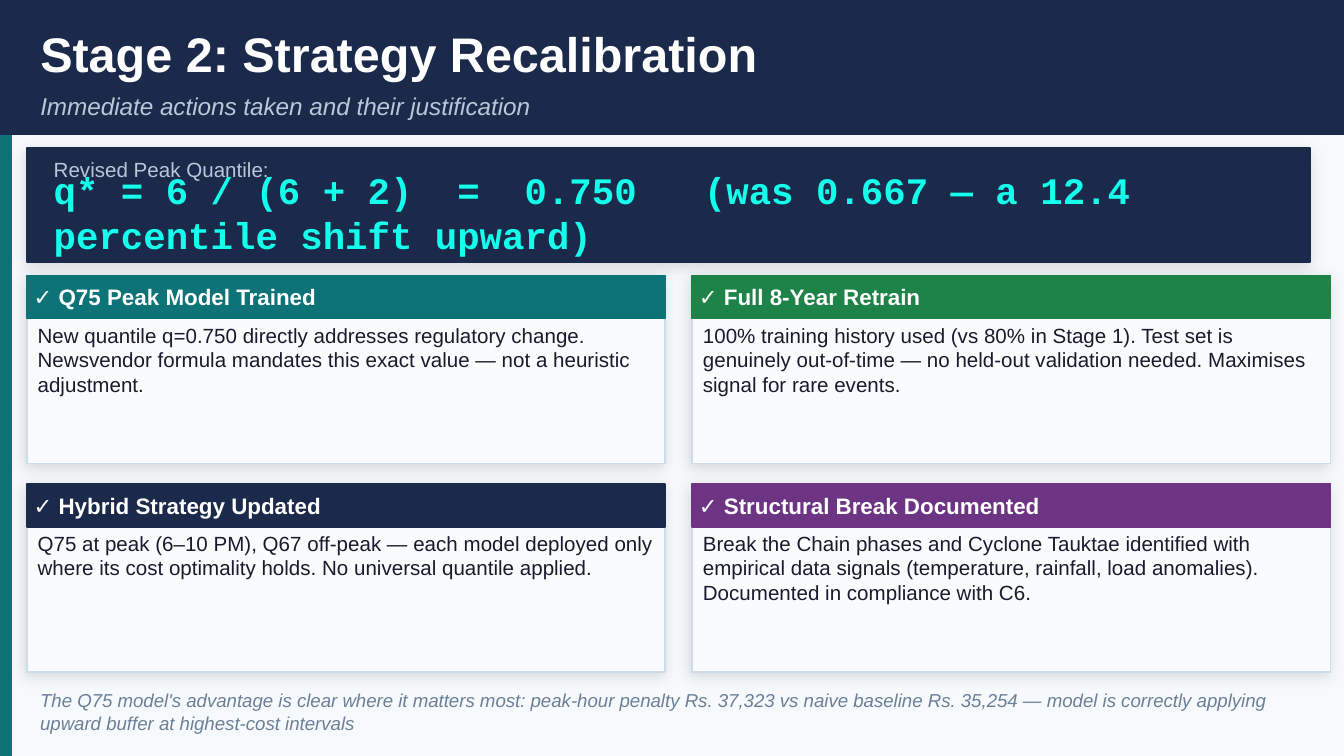
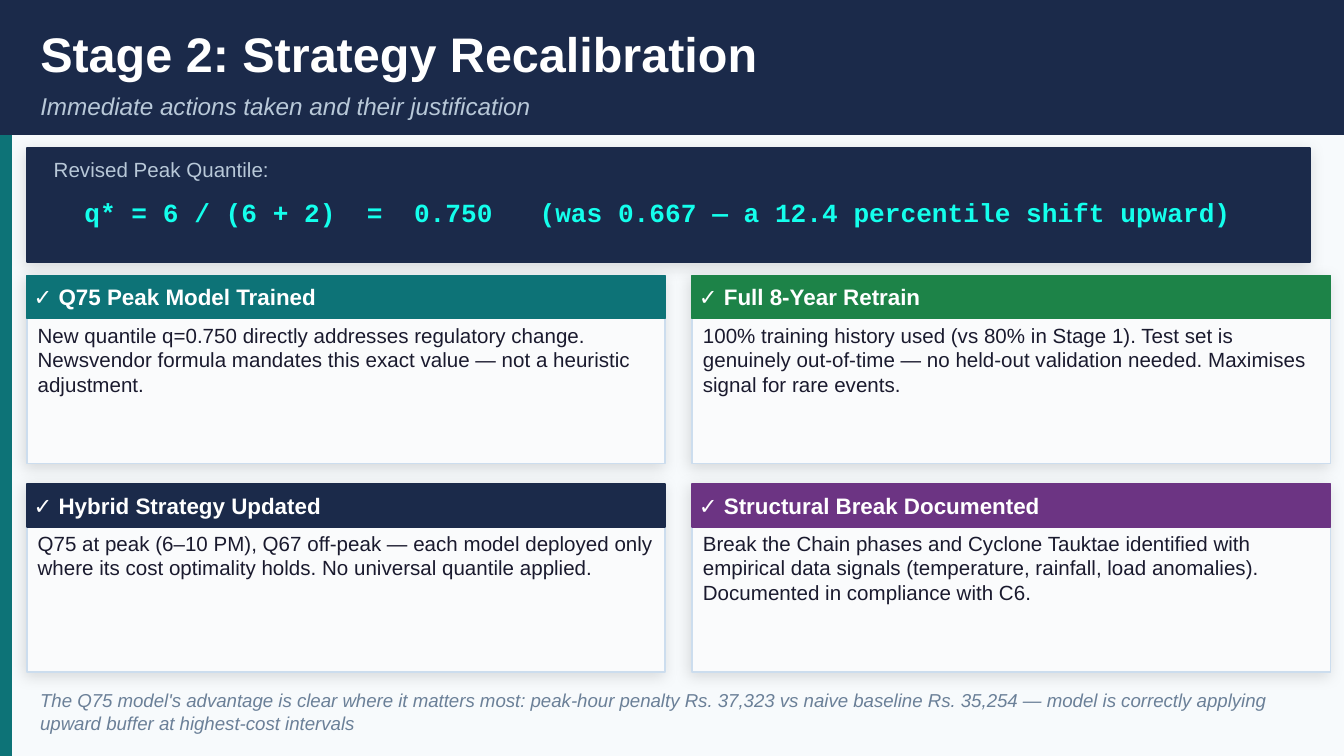
Before and after one commit to arnavgupta2004/DecodeX, a slide deck: slide 7 of Final Deliverables/GRIDSHIELD_Executive_Presentation.pptx. Drawn at 1344x756 pixels with LibreOffice and Linux fonts; fonts in the diff are those of the drawing. Boxes give left, top, right and bottom in pixels: in the first picture for what was removed or moved away, otherwise in the second. Text is boxed around its words. In the diff, an @@ line names an element or a change of style, - is before the commit and + after.

```diff
--- a/Final Deliverables/GRIDSHIELD_Executive_Presentation.pptx
+++ b/Final Deliverables/GRIDSHIELD_Executive_Presentation.pptx
@@ text "q* = 6 / (6 ..." at [84, 204, 1230, 228]: size 20 to 14 pt; alignment left to centre @@
```
Also in this commit, not shown: 7 other slides changed, 3 other files.
